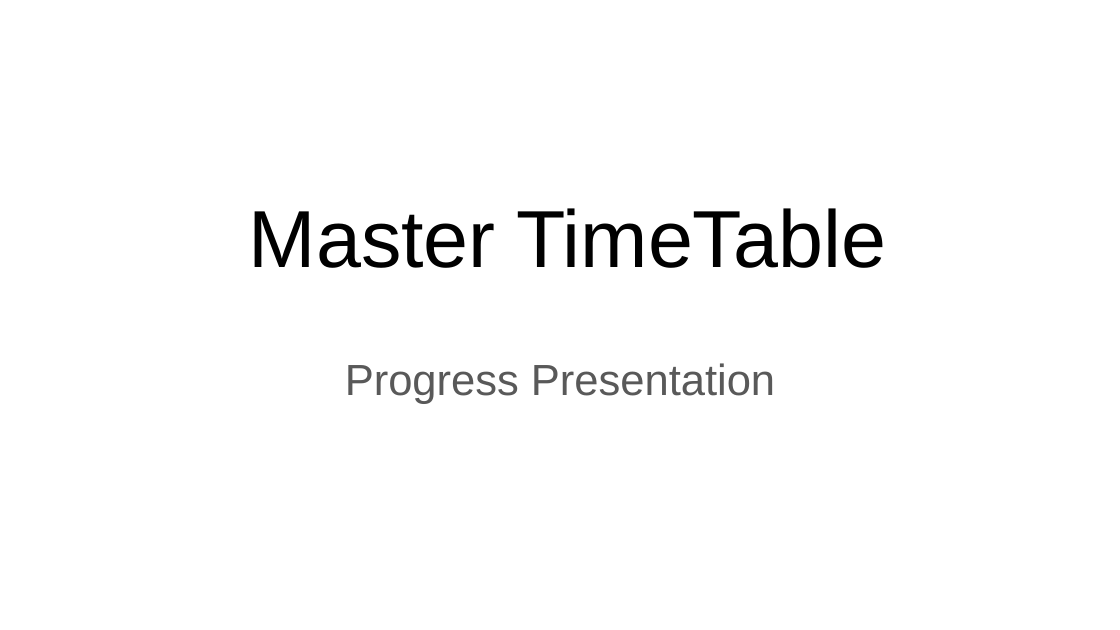
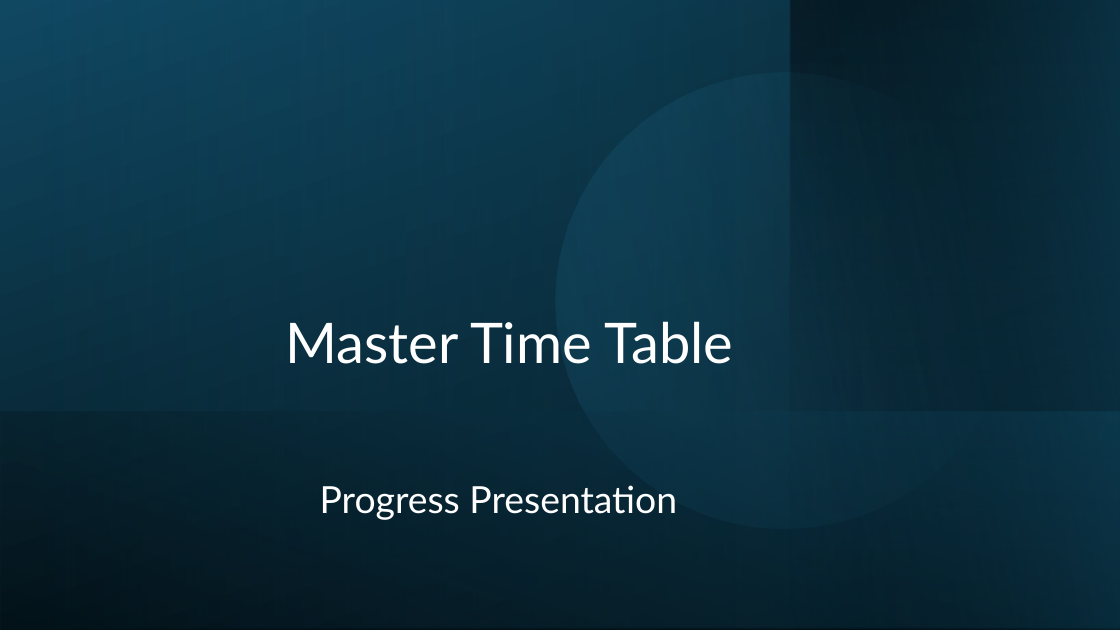
Before and after one commit to csawe/MTB, a slide deck: slide 1 of Documents/Presentation.pptx. Drawn at 1120x630 pixels with LibreOffice and Linux fonts; fonts in the diff are those of the drawing. Boxes give left, top, right and bottom in pixels: in the first picture for what was removed or moved away, otherwise in the second. Text is boxed around its words. In the diff, an @@ line names an element or a change of style, - is before the commit and + after.

```diff
--- a/Documents/Presentation.pptx
+++ b/Documents/Presentation.pptx
@@ rectangle added at [0,0,1120,629], fill #156082 @@
@@ rectangle added at [0,0,1120,629], fill gradient #000000 to #104862 @@
@@ rectangle added at [41,0,1120,628], fill gradient #0B3041 to #156082 @@
@@ ellipse added at [503,20,1066,581], fill gradient #46B1E1 to #156082 @@
@@ rectangle added at [789,1,1119,630], fill gradient #000000 to #104862 @@
@@ rectangle added at [791,0,1120,630], fill gradient #000000 to #104862 @@
@@ title removed at [249,208,887,268] @@
-Master TimeTable
@@ title added at [285,321,734,364], 36 pt, text #FFFFFF @@
+Master Time Table
@@ rectangle added at [0,412,1119,630], fill gradient #000000 to #104862 @@
@@ subtitle "Progress Presentation": place and size @@
-subtitle "Progress Presentation" at [345,363,775,404]
+subtitle "Progress Presentation" at [320,485,677,520]
@@ subtitle "Progress Presentation" at [320,485,677,520]: size 28 to 24 pt, font Arial to Lato, text colour #595959 to #FFFFFF; more space between paragraphs; vertical alignment top to middle @@
```
Also in this commit, not shown: 6 other slides changed, 6 other files.
